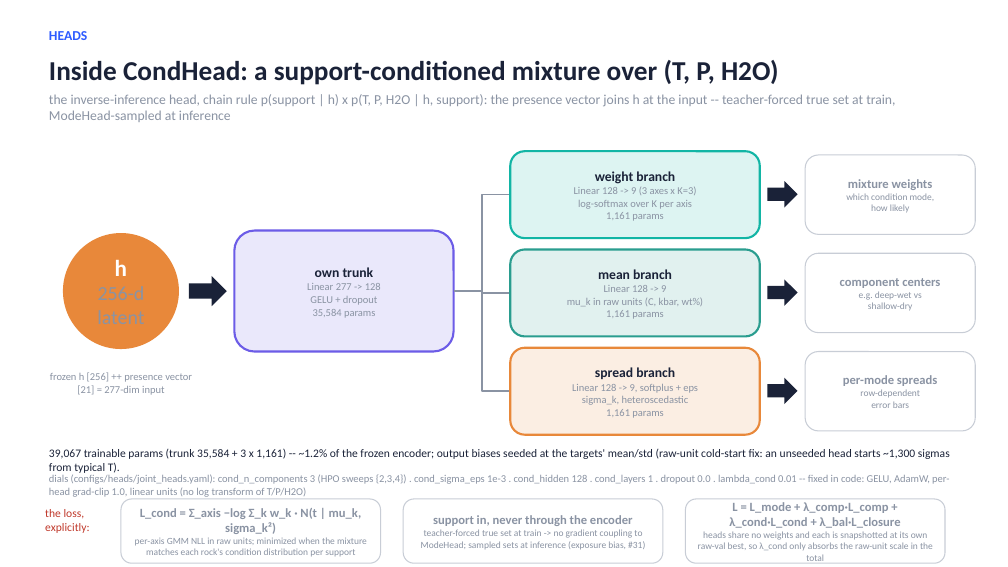
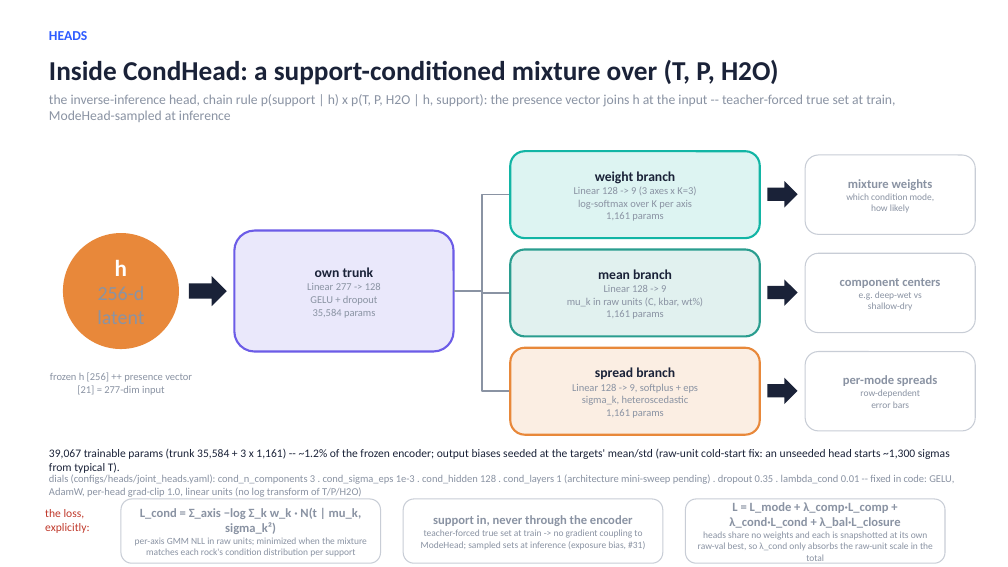
Before and after one commit to matthew-j-liu/phasecast, a slide deck: slide 17 of slides/overview.pptx. Drawn at 1008x567 pixels with LibreOffice and Linux fonts; fonts in the diff are those of the drawing. Boxes give left, top, right and bottom in pixels: in the first picture for what was removed or moved away, otherwise in the second. Text is boxed around its words. In the diff, an @@ line names an element or a change of style, - is before the commit and + after.

```diff
--- a/slides/overview.pptx
+++ b/slides/overview.pptx
@@ text at [49,474,954,497]: text changed @@
-dials (configs/heads/joint_heads.yaml): cond_n_components 3 (HPO sweeps {2,3,4}) . cond_sigma_eps 1e-3 . cond_hidden 128 . cond_layers 1 . dropout 0.0 . lambda_cond 0.01 -- fixed in code: GELU, AdamW, per-head grad-clip 1.0, linear units (no log transform of T/P/H2O)
+dials (configs/heads/joint_heads.yaml): cond_n_components 3 . cond_sigma_eps 1e-3 . cond_hidden 128 . cond_layers 1 (architecture mini-sweep pending) . dropout 0.35 . lambda_cond 0.01 -- fixed in code: GELU, AdamW, per-head grad-clip 1.0, linear units (no log transform of T/P/H2O)
```
Also in this commit, not shown: 1 other slide changed, 5 other files.
